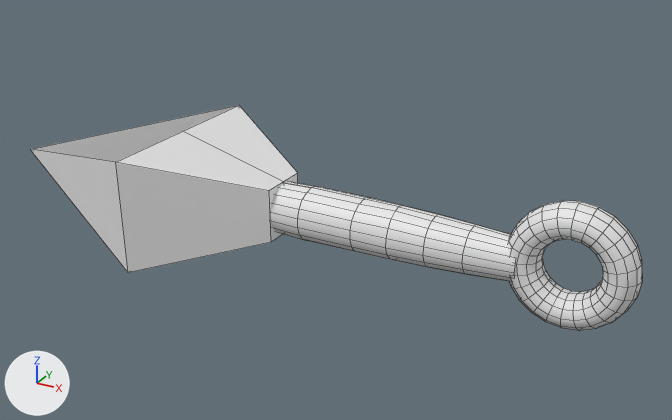
Two versions of the FBX model 3D/Moddels Finished/Kunai.FBX, one commit apart.
Before and after are seen from a camera (50 mm lens) standing at (5.92, -2.02, 14.05) and looking at (0.05, 8.65, 8.71). Every picture has the same lights, and +X, +Y and +Z are marked at lower left. Mesh edges are drawn as thin lines. Where no turn or scale is listed for an object, it has been applied to the vertices.
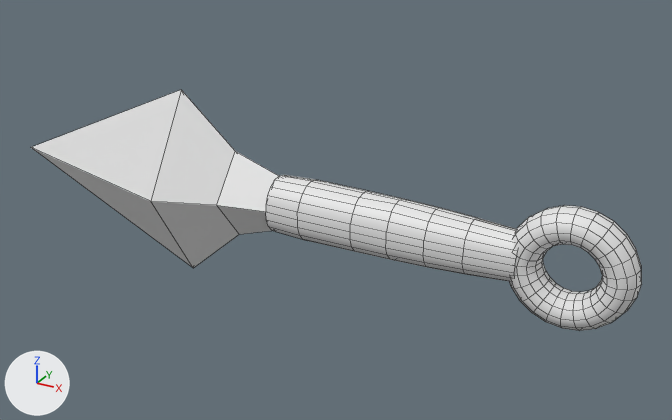
Commit message: Kunai Update

The edits, one by one:
me_mesh is used by ob_cylinder001; location (2.9, 8.45, 8.78).
me_mesh had 444 vertices, 406 faces, 3 loose edges and spanned x -8.45..1.48, y -1.59..1.36, z -0.85..0.88.
me_mesh now has 457 vertices, 428 faces and spans x -8.45..1.48, y -0.95..0.72, z -1.44..1.45.
me_mesh part 1: the loose piece of 16 vertices spanning x -8.45..-3.51, y -1.59..1.36, z -0.85..0.81 is rebuilt with 13 vertices and now spans x -8.45..-3.39, y -0.95..0.72, z -1.44..1.45.
Part 2, on me_mesh:
18 vertices are removed from x -3.58..0.01, y -0.48..0.25, z 0.02..0.35.
18 faces are deleted.
96 vertices in x -0.17..1.45, y -0.39..0.16, z 0.14..0.88 move by (0.0, 0.0, -0.07).
36 vertices in x -0.06..1.34, y -0.39..0.16, z 0.34..0.85 move by (0.0, 0.0, -0.06).
22 vertices in x -0.2..1.48, y -0.39..0.16, z 0.04 move by (0.0, 0.0, -0.03).
6 vertices in x -2.24..-0.66, y -0.49..0.26, z 0.02 move by (0.0, 0.0, -0.01).
4 vertices in x -3.06..-1.72, y -0.5..0.27, z 0.03 move by (0.0, 0.0, -0.02).
3 vertices in x -3.58..-1.19, y -0.25..-0.24, z 0.3..0.32 move by (0.0, -0.11, 0.03).
39 vertices move from x -3.58..0.14, y -0.45..0.22, z 0.04..0.33 to x -3.58..0.15, y -0.5..0.27, z 0.01..0.35.
34 vertices are added at x -3.58..0.01, y -0.48..0.25, z 0.01..0.45.
38 new faces join them.

Changed parts and their boxes [x1, y1, x2, y2] in the pictures (672 x 420 px):
'Cylinder001', reshaped (7% taller)
    before: [31, 105, 642, 331]
    after: [31, 90, 642, 331]
part 1 of me_mesh, rebuilt (7% narrower)
    before: [31, 105, 298, 273]
    after: [31, 90, 279, 268]
part 2 of me_mesh, built on
    before: [270, 182, 642, 301]
    after: [266, 175, 642, 301]
